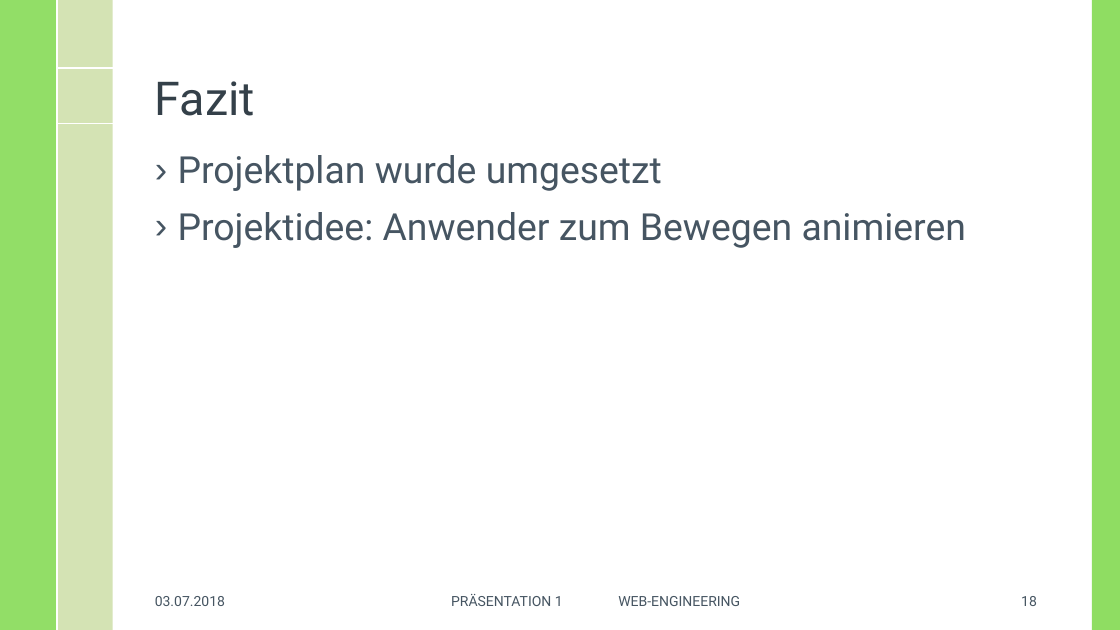
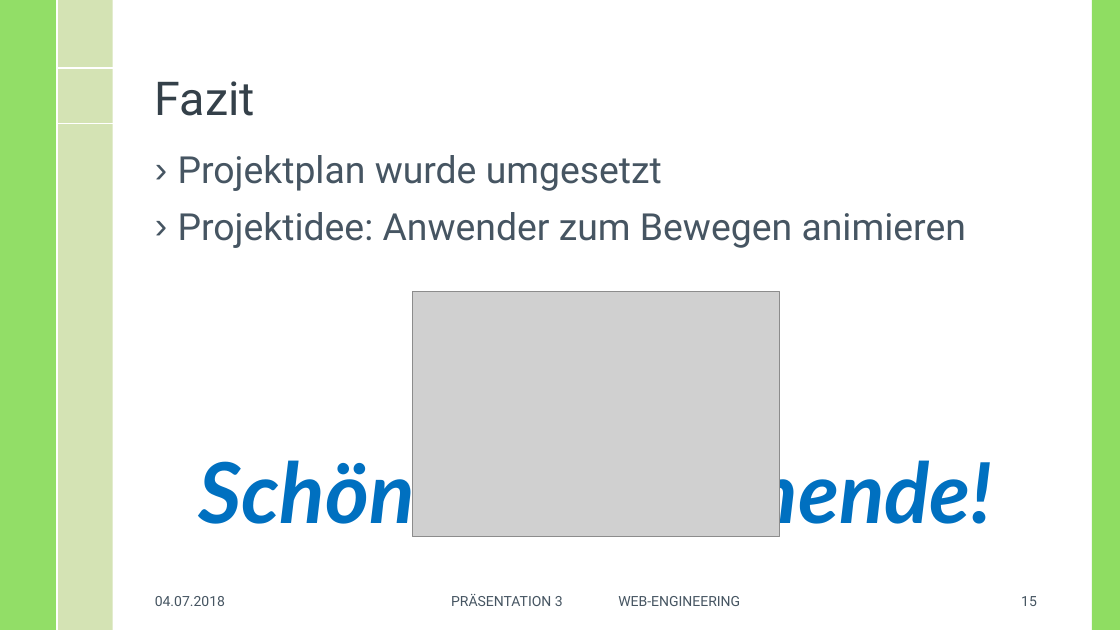
Before and after one commit to MasterInformatikHsBochum/data-app, a slide deck: slide 15 of Praesentation/WE-Präsentation3-06_07_18.pptx (slide 18 before the commit). Drawn at 1120x630 pixels with LibreOffice and Linux fonts; fonts in the diff are those of the drawing; grey boxes stand for pictures; background and template pictures are left out. Boxes give left, top, right and bottom in pixels: in the first picture for what was removed or moved away, otherwise in the second. Text is boxed around its words. In the diff, an @@ line names an element or a change of style, - is before the commit and + after.

```diff
--- a/Praesentation/WE-Präsentation3-06_07_18.pptx
+++ b/Praesentation/WE-Präsentation3-06_07_18.pptx
@@ picture added at (413, 292, 780, 537) @@
@@ text added at (199, 451, 993, 539), 72 pt, text #0070C0, bold, italic @@
+Schönes Wochenende!
@@ text at (155, 596, 225, 606): text changed @@
-03.07.2018
+04.07.2018
@@ text at (451, 594, 740, 606): text changed @@
-PRÄSENTATION 1 WEB-ENGINEERING
+PRÄSENTATION 3 WEB-ENGINEERING
@@ page number at (1021, 596, 1037, 606): text changed @@
-18
+15
```
Also in this commit, not shown: 14 other slides changed, 3 slides removed.
